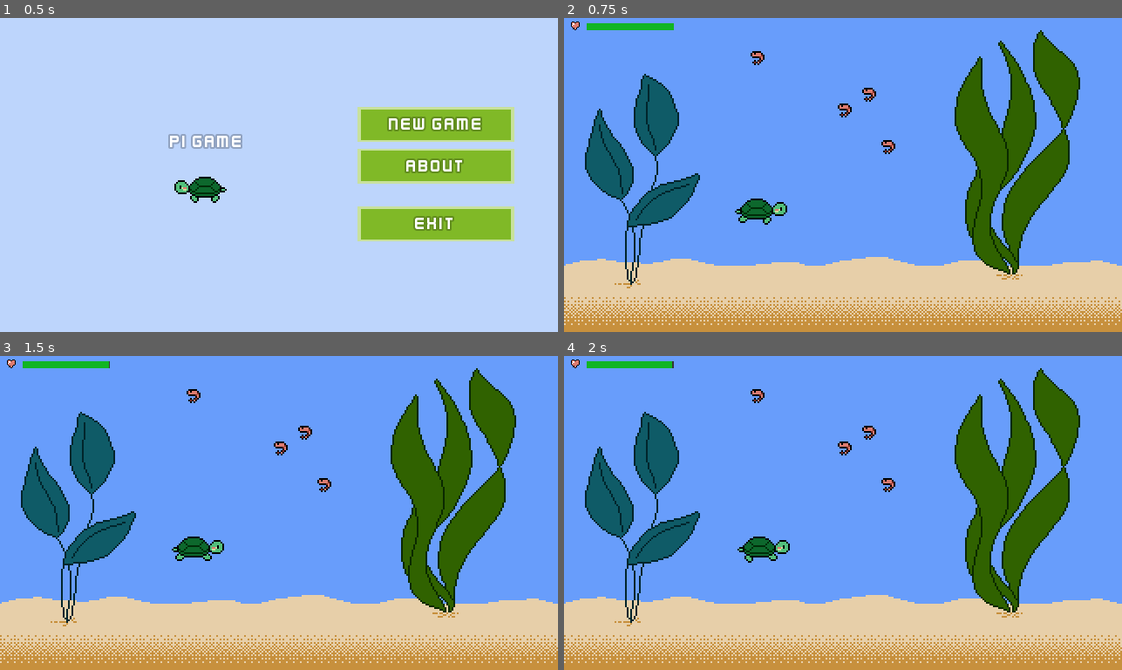
Above: before the commit, frames 1-4 (two rows, left to right).
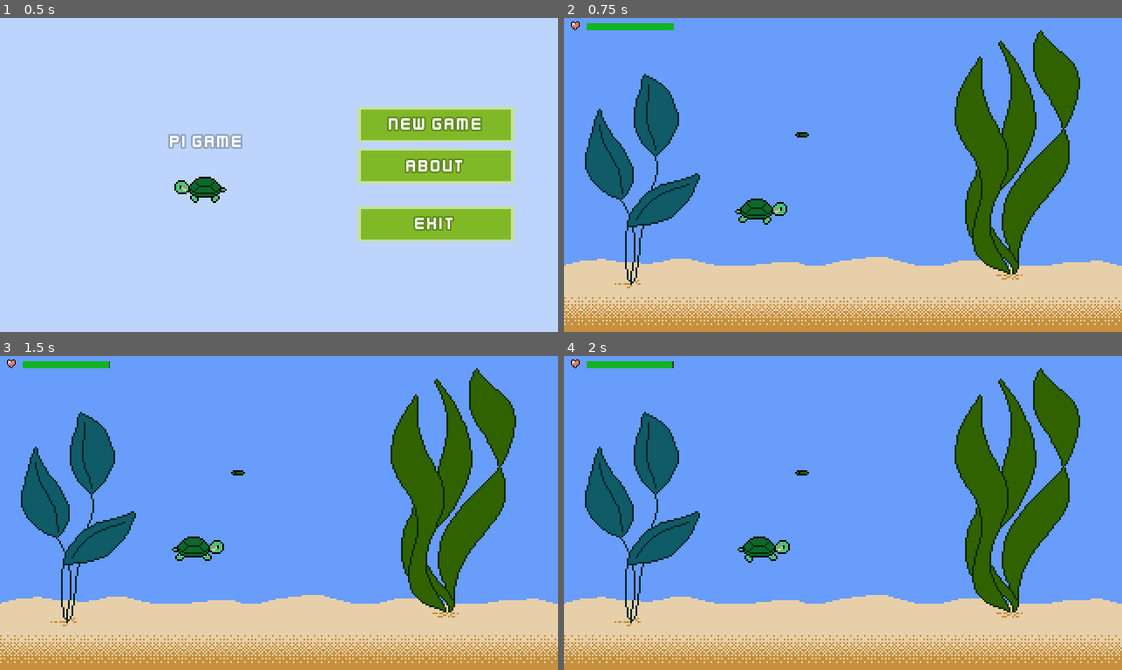
Above: after the commit, the same moments.

Repository: kelvinatorr/pi-game
Game: Godot game, scene res://SceneManager.tscn
The game is run twice, just before and just after one commit, with the same random seed, the same clock (stepped at 60 frames per second) and the same inputs.
Inputs:
- Up to frame 1 (0.5 s): no input
- Up to frame 2 (0.75 s): click "New Game" at 0.5 s
- Up to frame 3 (1.5 s): tap Enter at 1.25 s; hold Right (ui_right) from 1.28 s (still down); tap C (chomp) at 1.35 s
- Up to frame 4 (2 s): keep holding Right (ui_right); tap Up (ui_up) at 1.52 s

Frame 1 is identical in both runs. In frame 2, 0.3% of the frame differs, in the area x 33-60%, y 10-44%; in frame 3, 0.3%; in frame 4, 0.3%.

Commit message:
Add green pellet scene

Diff:
--- /dev/null
+++ b/items/GreenPellet.gd
@@ -0,0 +1 @@
+extends "res://items/Food.gd"
--- /dev/null
+++ b/items/GreenPellet.tscn
@@ -0,0 +1,23 @@
+[gd_scene load_steps=4 format=2]
+
+[ext_resource path="res://items/ancillary-pellet-8x8.png" type="Texture" id=1]
+[ext_resource path="res://items/GreenPellet.gd" type="Script" id=2]
+
+[sub_resource type="CapsuleShape2D" id=1]
+radius = 1.49024
+height = 3.92201
+
+[node name="GreenPellet" type="Node2D"]
+script = ExtResource( 2 )
+
+[node name="Sprite" type="Sprite" parent="."]
+texture = ExtResource( 1 )
+
+[node name="ChompArea" type="Area2D" parent="."]
+collision_layer = 4
+collision_mask = 0
+
+[node name="CollisionShape2D" type="CollisionShape2D" parent="ChompArea"]
+position = Vector2( 0, 0.473391 )
+rotation = 1.5708
+shape = SubResource( 1 )
--- a/main/Game.tscn
+++ b/main/Game.tscn
@@ -4,24 +4,15 @@
 [ext_resource path="res://player/Player.tscn" type="PackedScene" id=2]
 [ext_resource path="res://ui/UI.tscn" type="PackedScene" id=3]
 [ext_resource path="res://main/Game.gd" type="Script" id=4]
-[ext_resource path="res://items/Shrimp.tscn" type="PackedScene" id=5]
+[ext_resource path="res://items/GreenPellet.tscn" type="PackedScene" id=6]
 
 [node name="Game" type="Node"]
 script = ExtResource( 4 )
 
 [node name="TankUnderwater" parent="." instance=ExtResource( 1 )]
 
-[node name="Shrimp" parent="." instance=ExtResource( 5 )]
-position = Vector2( 161.016, 53.1927 )
-
-[node name="Shrimp2" parent="." instance=ExtResource( 5 )]
-position = Vector2( 111.13, 23.0022 )
-
-[node name="Shrimp3" parent="." instance=ExtResource( 5 )]
-position = Vector2( 185.887, 73.7509 )
-
-[node name="Shrimp4" parent="." instance=ExtResource( 5 )]
-position = Vector2( 175.248, 44.1356 )
+[node name="GreenPellet" parent="." instance=ExtResource( 6 )]
+position = Vector2( 136.288, 66.419 )
 
 [node name="Player" parent="." instance=ExtResource( 2 )]
 position = Vector2( 113.68, 109.865 )
